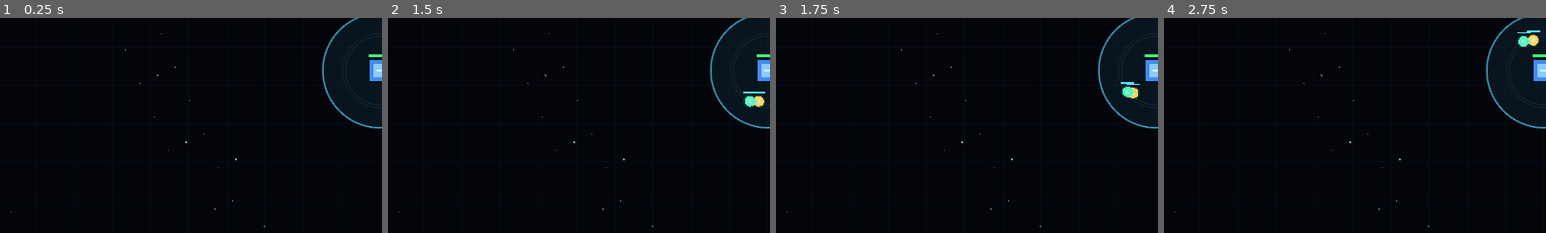
Above: before the commit, frames 1-4 (left to right).
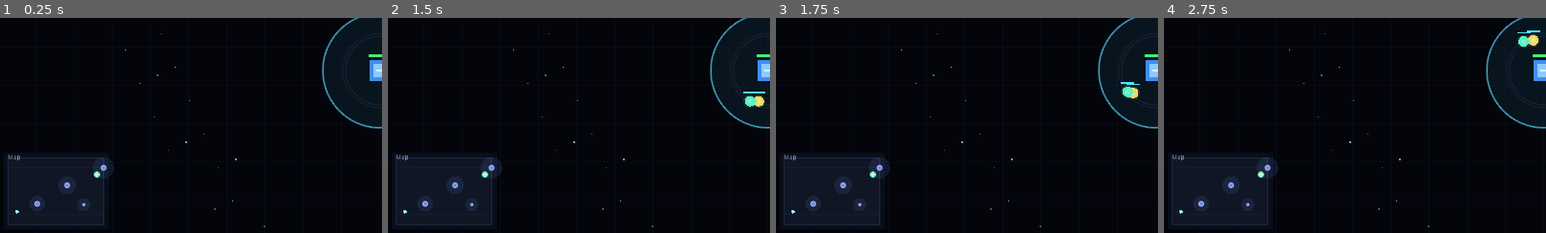
Above: after the commit, the same moments.

Repository: fingertip123/CGJ2026
Game: Godot game, scene res://scenes/Main.tscn
Two runs of this game, one before a commit and one after it. Both use one fixed random seed, a clock stepped at 60 frames per second and the inputs below.
Inputs:
- Up to frame 1 (0.25 s): no input
- Up to frame 2 (1.5 s): click "[Drone] Strike Escort 20 G" at 0.5 s; click "[Drone] Beam Escort 25 G" at 1.25 s
- Up to frame 3 (1.75 s): no input
- Up to frame 4 (2.75 s): click "Refresh All (15 G)" at 2 s
The pictures show only the part of the screen within x 0-50%, y 38-88%; the shares and areas given below are measured in that part.

The runs differ from the first frame. In frame 1, 7.9% of the frame differs, in the area x 2-30%, y 63-97%; in frame 2, 7.9%; in frame 3, 7.9%; in frame 4, 7.9%.

Commit message:
[feature] 左下角增加小地图

Diff:
--- a/scenes/Main.tscn
+++ b/scenes/Main.tscn
@@ -9,6 +9,7 @@
 [ext_resource path="res://scenes/Planet.tscn" type="PackedScene" id=7]
 [ext_resource path="res://scenes/AnchorPoint.tscn" type="PackedScene" id=8]
 [ext_resource path="res://scripts/anchor_indicator.gd" type="Script" id=9]
+[ext_resource path="res://scripts/minimap.gd" type="Script" id=10]
 
 [node name="Main" type="Node2D"]
 script = ExtResource( 1 )
@@ -219,3 +220,13 @@
 margin_right = 900.0
 margin_bottom = 48.0
 text = "Upgrade Ship"
+
+[node name="Minimap" type="Control" parent="UiLayer"]
+anchor_top = 1.0
+anchor_bottom = 1.0
+margin_left = 12.0
+margin_top = -278.0
+margin_right = 232.0
+margin_bottom = -118.0
+mouse_filter = 2
+script = ExtResource( 10 )
--- a/scripts/game.gd
+++ b/scripts/game.gd
@@ -20,6 +20,7 @@
 onready var pSpeedSlider = $UiLayer/Panel/VBox/SpeedSlider
 onready var pBackground = $BackgroundLayer/Background
 onready var pAnchorIndicator = $UiLayer/AnchorIndicator
+onready var pMinimap = $UiLayer/Minimap
 
 const DroneEscortScene = preload("res://scenes/DroneEscort.tscn")
 const UnitData = preload("res://scripts/unit_data.gd")
@@ -63,6 +64,7 @@
     vParallaxOrigin = pShip.global_position
     pBackground.SetCameraOffset(Vector2.ZERO)
     pAnchorIndicator.Setup(pAnchorPoint, pShip)
+    pMinimap.Setup(pShip, pAnchorPoint, pPlanetsRoot, pRoute.oEditBounds)
     _SetupPlanets()
     pSpawnManager.Setup(self, pRoute, pShip)
     _RollCardPool()
--- /dev/null
+++ b/scripts/minimap.gd
@@ -0,0 +1,163 @@
+extends Control
+
+export(Rect2) var oWorldBounds = Rect2(0, 0, 1600, 790)
+export(float) var nMapPadding = 10.0
+
+var pShip = null
+var pAnchor = null
+var pPlanetsRoot = null
+
+func Setup(pShipNode, pAnchorNode, pPlanetsRootNode, oBounds: Rect2 = Rect2()) -> void:
+    pShip = pShipNode
+    pAnchor = pAnchorNode
+    pPlanetsRoot = pPlanetsRootNode
+    if oBounds.size != Vector2.ZERO:
+        oWorldBounds = oBounds
+    else:
+        _AutoFitBounds()
+    update()
+
+func _ready() -> void:
+    mouse_filter = Control.MOUSE_FILTER_IGNORE
+
+func _process(_delta: float) -> void:
+    update()
+
+func _AutoFitBounds() -> void:
+    var oBounds = Rect2()
+    var bHasPoint = false
+
+    for pNode in [pShip, pAnchor]:
+        if pNode == null or not is_instance_valid(pNode):
+            continue
+        var vPos = pNode.global_position
+        if not bHasPoint:
+            oBounds = Rect2(vPos, Vector2.ZERO)
+            bHasPoint = true
+        else:
+            oBounds = oBounds.expand(vPos)
+
+    if pPlanetsRoot != null and is_instance_valid(pPlanetsRoot):
+        for pPlanet in pPlanetsRoot.get_children():
+            if pPlanet == null or not is_instance_valid(pPlanet):
+                continue
+            var vPos = pPlanet.global_position
+            if not bHasPoint:
+                oBounds = Rect2(vPos, Vector2.ZERO)
+                bHasPoint = true
+            else:
+                oBounds = oBounds.expand(vPos)
+
+    if bHasPoint:
+        oWorldBounds = oBounds.grow(80.0)
+
+func _GetMapRect() -> Rect2:
+    return Rect2(
+        nMapPadding,
+        nMapPadding,
+        rect_size.x - nMapPadding * 2.0,
+        rect_size.y - nMapPadding * 2.0
+    )
+
+func _GetMapScale() -> float:
+    var oMap = _GetMapRect()
+    if oWorldBounds.size.x <= 0.0 or oWorldBounds.size.y <= 0.0:
+        return 1.0
+    return min(oMap.size.x / oWorldBounds.size.x, oMap.size.y / oWorldBounds.size.y)
+
+func _GetMapOffset() -> Vector2:
+    var oMap = _GetMapRect()
+    var vContentSize = oWorldBounds.size * _GetMapScale()
+    return oMap.position + (oMap.size - vContentSize) * 0.5
+
+func _WorldToMap(vWorld: Vector2) -> Vector2:
+    return _GetMapOffset() + (vWorld - oWorldBounds.position) * _GetMapScale()
+
+func _WorldDistanceToMap(nWorldDistance: float) -> float:
+    return nWorldDistance * _GetMapScale()
+
+func _draw() -> void:
+    draw_rect(Rect2(Vector2.ZERO, rect_size), Color(0.04, 0.06, 0.11, 0.92))
+    draw_rect(Rect2(Vector2.ZERO, rect_size), Color(0.28, 0.38, 0.55, 0.75), false, 1.5)
+
+    var oMap = _GetMapRect()
+    draw_rect(oMap, Color(0.07, 0.09, 0.15, 0.9))
+    draw_rect(oMap, Color(0.18, 0.24, 0.36, 0.55), false, 1.0)
+
+    var vWorldRectPos = _WorldToMap(oWorldBounds.position)
+    var vWorldRectEnd = _WorldToMap(oWorldBounds.position + oWorldBounds.size)
+    draw_rect(Rect2(vWorldRectPos, vWorldRectEnd - vWorldRectPos), Color(0.12, 0.16, 0.24, 0.35), false, 1.0)
+
+    _DrawCameraView()
+    _DrawPlanets()
+    _DrawAnchor()
+    _DrawShip()
+
+    var oFont = get_font("font")
+    if oFont != null:
+        draw_string(oFont, Vector2(8, 14), "Map", Color(0.75, 0.82, 0.95, 0.9))
+
+func _DrawCameraView() -> void:
+    if pShip == null or not is_instance_valid(pShip):
+        return
+
+    var pCamera = pShip.get_node_or_null("Camera2D")
+    if pCamera == null or not pCamera.current:
+        return
+
+    var vViewportSize = get_viewport_rect().size
+    var vZoom = pCamera.zoom if pCamera.zoom.x > 0.001 else Vector2.ONE
+    var vHalfSize = Vector2(vViewportSize.x / vZoom.x, vViewportSize.y / vZoom.y) * 0.5
+    var vCenter = pShip.global_position
+    var oCameraRect = Rect2(vCenter - vHalfSize, vHalfSize * 2.0)
+
+    var vTopLeft = _WorldToMap(oCameraRect.position)
+    var vBottomRight = _WorldToMap(oCameraRect.position + oCameraRect.size)
+    draw_rect(Rect2(vTopLeft, vBottomRight - vTopLeft), Color(0.95, 0.9, 0.55, 0.18))
+    draw_rect(Rect2(vTopLeft, vBottomRight - vTopLeft), Color(0.95, 0.9, 0.55, 0.55), false, 1.0)
+
+func _DrawPlanets() -> void:
+    if pPlanetsRoot == null or not is_instance_valid(pPlanetsRoot):
+        return
+
+    for pPlanet in pPlanetsRoot.get_children():
+        if pPlanet == null or not is_instance_valid(pPlanet):
+            continue
+
+        var vPos = _WorldToMap(pPlanet.global_position)
+        var nGravityRadius = pPlanet.nGravityRadius
+        var nPlanetRadius = pPlanet.nPlanetRadius
+        var nGravityMapRadius = max(2.0, _WorldDistanceToMap(nGravityRadius))
+        var nPlanetMapRadius = max(2.5, _WorldDistanceToMap(nPlanetRadius))
+
+        draw_circle(vPos, nGravityMapRadius, Color(0.35, 0.55, 0.95, 0.12))
+        draw_circle(vPos, nPlanetMapRadius, Color(0.45, 0.55, 0.95, 0.95))
+        draw_arc(vPos, nPlanetMapRadius, 0.0, TAU, 16, Color(0.75, 0.85, 1.0, 0.8), 1.0, true)
+
+func _DrawAnchor() -> void:
+    if pAnchor == null or not is_instance_valid(pAnchor):
+        return
+
+    var vPos = _WorldToMap(pAnchor.global_position)
+    var nRadius = 5.0
+    draw_circle(vPos, nRadius, Color(0.1, 0.95, 0.65, 0.35))
+    draw_arc(vPos, nRadius, 0.0, TAU, 20, Color(0.25, 1.0, 0.75, 0.95), 1.5, true)
+    draw_line(vPos + Vector2(-5, 0), vPos + Vector2(5, 0), Color(0.85, 1.0, 0.92), 1.5, true)
+    draw_line(vPos + Vector2(0, -5), vPos + Vector2(0, 5), Color(0.85, 1.0, 0.92), 1.5, true)
+
+func _DrawShip() -> void:
+    if pShip == null or not is_instance_valid(pShip):
+        return
+
+    var vPos = _WorldToMap(pShip.global_position)
+    var vVelocity = pShip.GetVelocity() if pShip.has_method("GetVelocity") else Vector2.ZERO
+
+    if vVelocity.length_squared() > 4.0:
+        var vDir = vVelocity.normalized()
+        var vTip = vPos + vDir * 7.0
+        var vSide = Vector2(-vDir.y, vDir.x) * 4.0
+        draw_colored_polygon(PoolVector2Array([vTip, vPos - vDir * 2.0 + vSide, vPos - vDir * 2.0 - vSide]), Color(0.45, 0.85, 1.0, 0.95))
+    else:
+        draw_circle(vPos, 4.0, Color(0.45, 0.85, 1.0, 0.95))
+
+    draw_circle(vPos, 2.0, Color(0.9, 0.96, 1.0))
Not shown: 1 places in scenes/Main.tscn that only renumber resources
